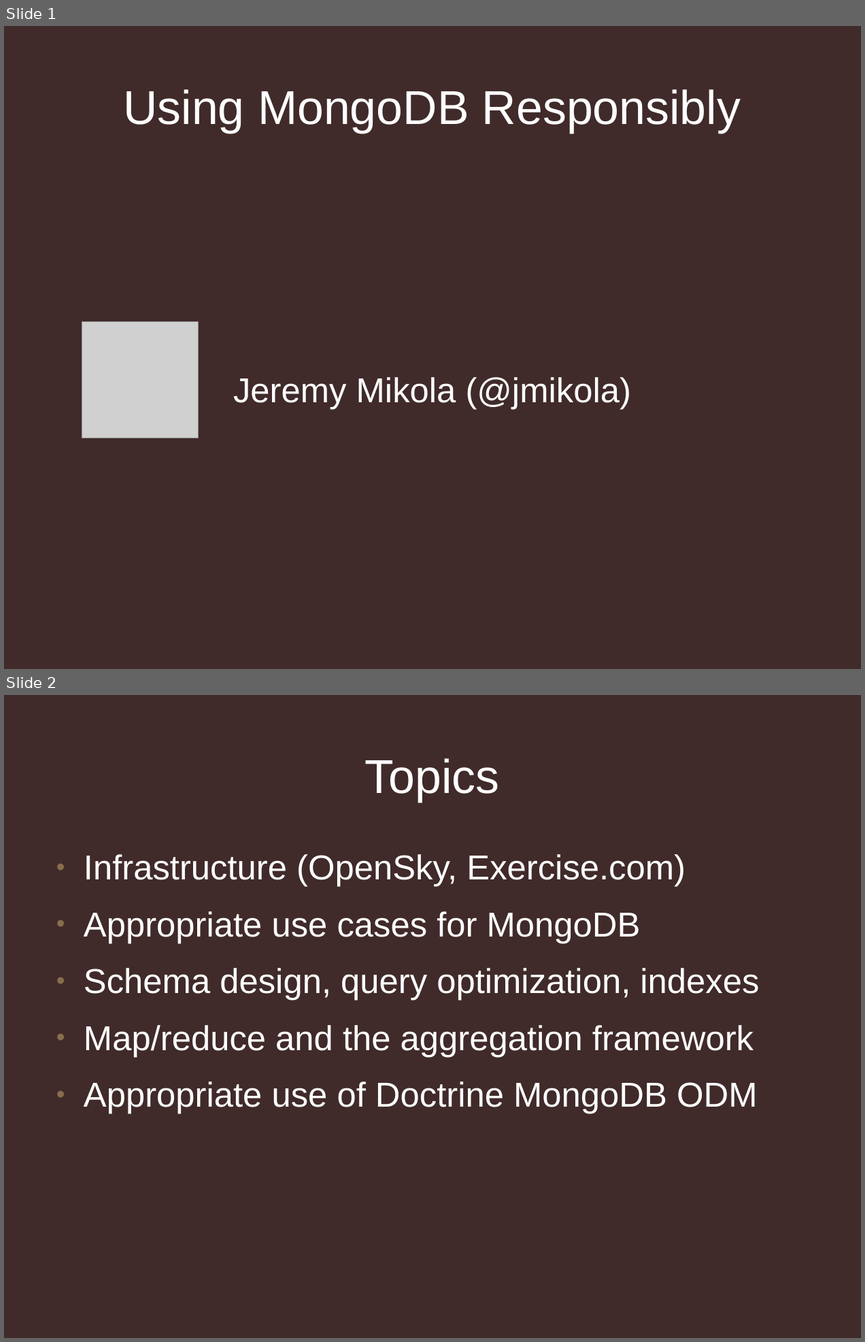
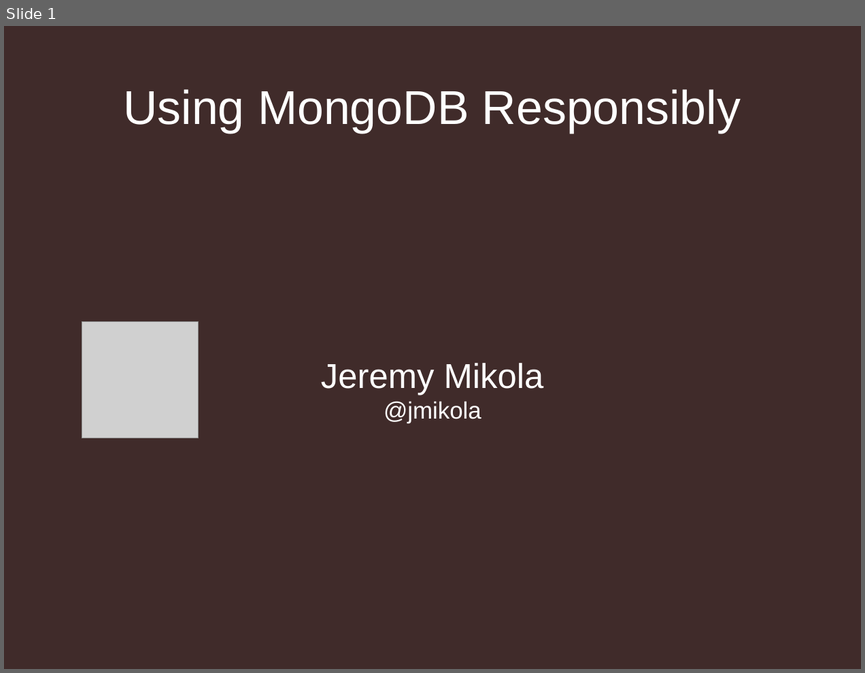
Before and after one commit to jmikola/slides, a slide deck: 20120607-symfony_live/using_mongodb_responsibly.odp. Shown one above the other, each under a label of ours: slides 1 and 2 before the commit, slide 1 after it. The pictures are 865x1342 and 865x673 pixels, drawn with LibreOffice and Linux fonts; fonts in the diff are those of the drawing; grey boxes stand for pictures; background and template pictures are left out. Boxes give left, top, right and bottom in pixels: in the first picture for what was removed or moved away, otherwise in the second. Text is boxed around its words. In the diff, an @@ line names an element or a change of style, - is before the commit and + after.

```diff
--- a/20120607-symfony_live/using_mongodb_responsibly.odp
+++ b/20120607-symfony_live/using_mongodb_responsibly.odp
@@ slide 2 removed at (x1=4, y1=695, x2=861, y2=1338), background #402B2A @@
@@ title removed at (x1=365, y1=758, x2=500, y2=802) @@
-Topics
@@ text removed at (x1=84, y1=854, x2=759, y2=1114) @@
-● Infrastructure (OpenSky, Exercise.com)
-● Appropriate use cases for MongoDB
-● Schema design, query optimization, indexes
-● Map/reduce and the aggregation framework
-● Appropriate use of Doctrine MongoDB ODM
@@ slide 1 changed as well @@
@@ subtitle at (x1=321, y1=363, x2=544, y2=423): text changed @@
-Jeremy Mikola (@jmikola)
+Jeremy Mikola
+@jmikola
```
Also in this commit, not shown: 7 other slides changed, 40 slides added, 3 other files.
